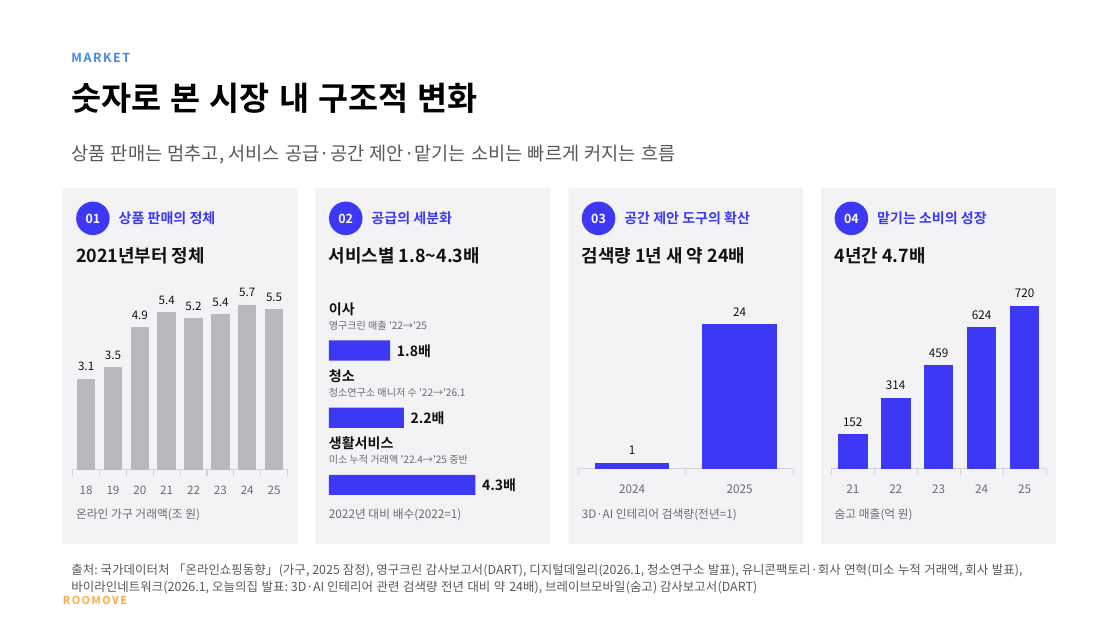
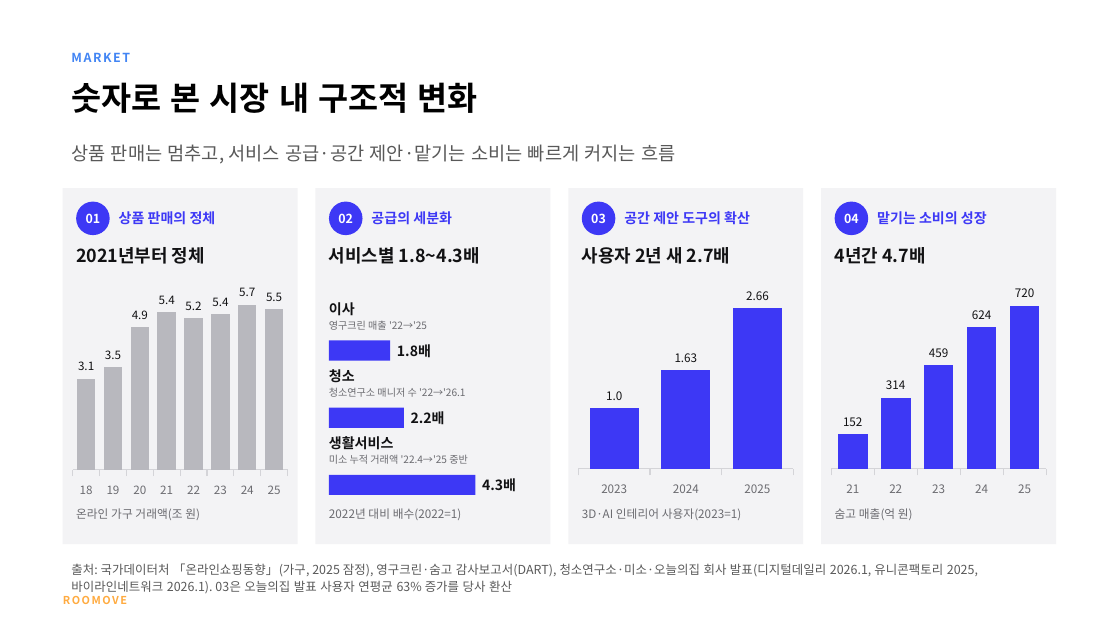
Before and after one commit to stwpst10-collab/teoo, a slide deck: slide 3 of 20-ROOMOVE/산출물/ROOMOVE IR 덱 2026-11-28 v1.pptx. Drawn at 1120x630 pixels with LibreOffice and Linux fonts; fonts in the diff are those of the drawing. Boxes give left, top, right and bottom in pixels: in the first picture for what was removed or moved away, otherwise in the second. Text is boxed around its words. In the diff, an @@ line names an element or a change of style, - is before the commit and + after.

```diff
--- a/20-ROOMOVE/산출물/ROOMOVE IR 덱 2026-11-28 v1.pptx
+++ b/20-ROOMOVE/산출물/ROOMOVE IR 덱 2026-11-28 v1.pptx
@@ text at (x1=582, y1=247, x2=730, y2=264): text changed @@
-검색량 1년 새 약 24배
+사용자 2년 새 2.7배
@@ column chart at (x1=573, y1=283, x2=797, y2=502) @@
-categories: 2024, 2025
+categories: 2023, 2024, 2025
-Series 1: 1, 24
+Series 1: 1, 1.63, 2.66
@@ data labels of Series 1 changed @@
@@ text at (x1=582, y1=508, x2=741, y2=520): text changed @@
-3D·AI 인테리어 검색량(전년=1)
+3D·AI 인테리어 사용자(2023=1)
@@ text at (x1=71, y1=563, x2=978, y2=593): text changed @@
-출처: 국가데이터처 「온라인쇼핑동향」(가구, 2025 잠정), 영구크린 감사보고서(DART), 디지털데일리(2026.1, 청소연구소 발표), 유니콘팩토리·회사 연혁(미소 누적 거래액, 회사 발표), 바이라인네트워크(2026.1, 오늘의집 발표: 3D·AI 인테리어 관련 검색량 전년 대비 약 24배), 브레이브모바일(숨고) 감사보고서(DART)
+출처: 국가데이터처 「온라인쇼핑동향」(가구, 2025 잠정), 영구크린·숨고 감사보고서(DART), 청소연구소·미소·오늘의집 회사 발표(디지털데일리 2026.1, 유니콘팩토리 2025, 바이라인네트워크 2026.1). 03은 오늘의집 발표 사용자 연평균 63% 증가를 당사 환산
```
Also in this commit, not shown: 2 slides added, 2 other files.
